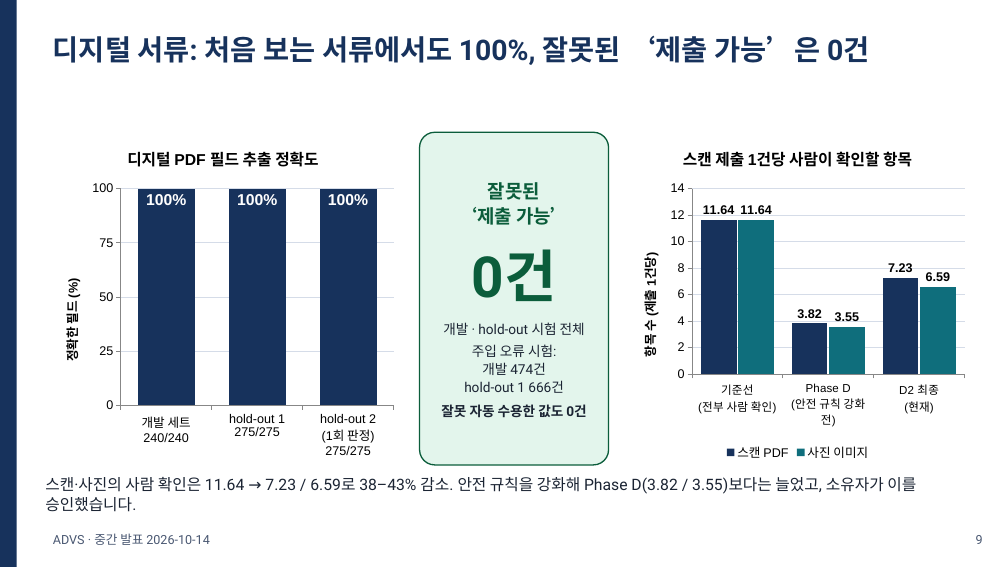
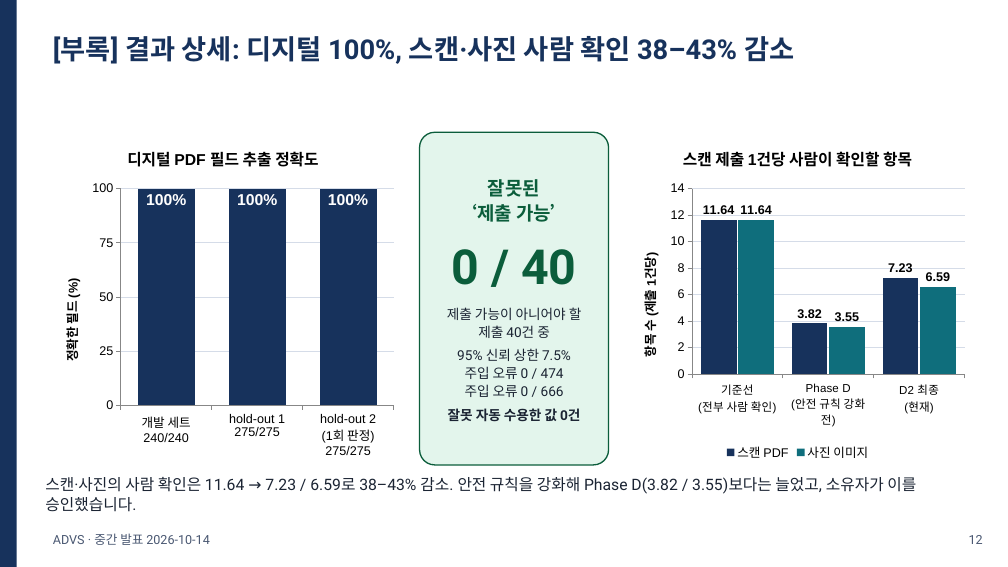
Before and after one commit to khabibro/ADVS, a slide deck: slide 12 of docs/midterm/ADVS_midterm.pptx (slide 9 before the commit). Drawn at 1008x567 pixels with LibreOffice and Linux fonts; fonts in the diff are those of the drawing. Boxes give left, top, right and bottom in pixels: in the first picture for what was removed or moved away, otherwise in the second. Text is boxed around its words. In the diff, an @@ line names an element or a change of style, - is before the commit and + after.

```diff
--- a/docs/midterm/ADVS_midterm.pptx
+++ b/docs/midterm/ADVS_midterm.pptx
@@ text at (x1=53, y1=36, x2=794, y2=64): text changed; size 27 to 26 pt @@
-디지털 서류: 처음 보는 서류에서도 100%, 잘못된 ‘제출 가능’은 0건
+[부록] 결과 상세: 디지털 100%, 스캔·사진 사람 확인 38–43% 감소
@@ text in rounded rectangle at (x1=447, y1=307, x2=582, y2=422): text changed @@
-0건
-개발 · hold-out 시험 전체
-주입 오류 시험:
-개발 474건
-hold-out 1 666건
-잘못 자동 수용한 값도 0건
+0 / 40
+제출 가능이 아니어야 할 제출 40건 중
+95% 신뢰 상한 7.5%
+주입 오류 0 / 474
+주입 오류 0 / 666
+잘못 자동 수용한 값 0건
@@ text at (x1=969, y1=535, x2=983, y2=544): text changed @@
-9
+12
```
Also in this commit, not shown: 8 other slides changed, 9 slides added, 5 slides removed, 4 other files.
